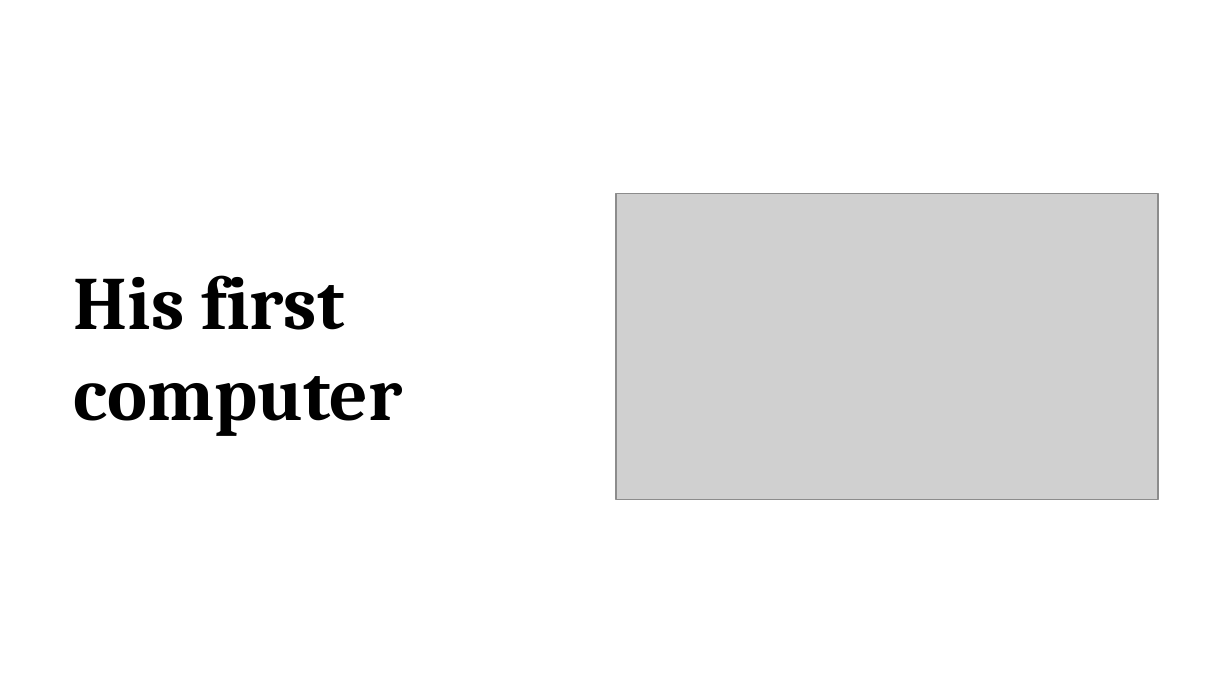
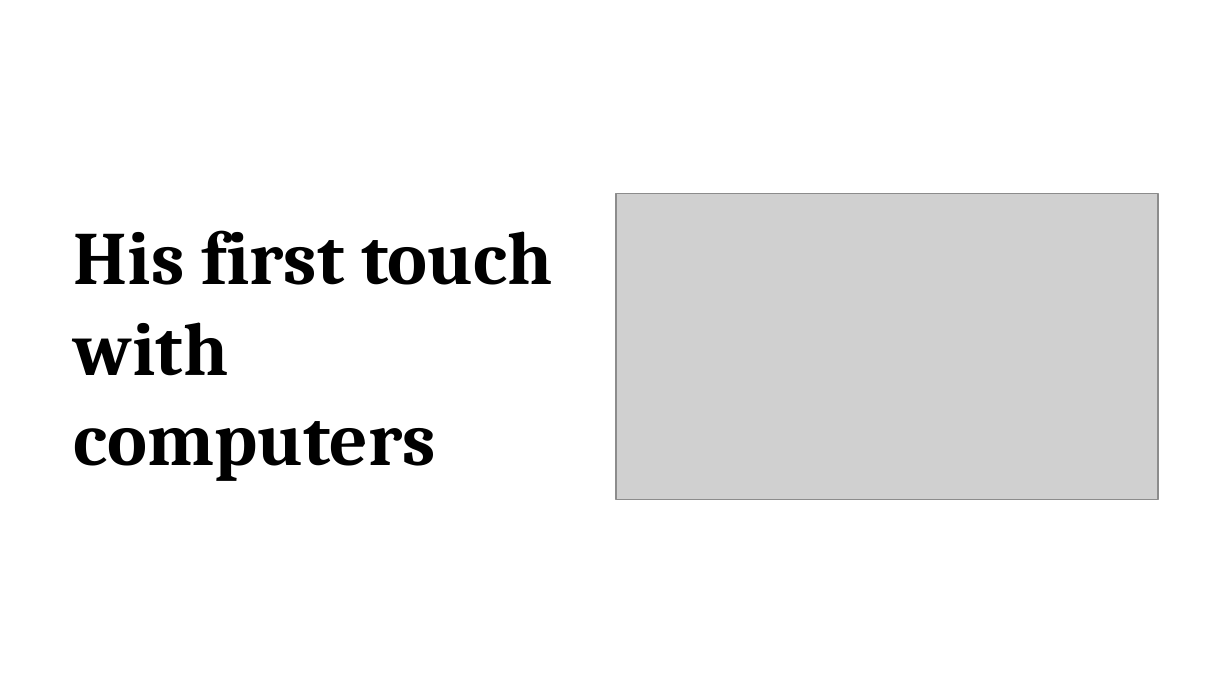
Before and after one commit to promilek2/Najs, a slide deck: slide 3 of Linus_Torvalds.pptx. Drawn at 1232x693 pixels with LibreOffice and Linux fonts; fonts in the diff are those of the drawing; grey boxes stand for pictures. Boxes give left, top, right and bottom in pixels: in the first picture for what was removed or moved away, otherwise in the second. Text is boxed around its words. In the diff, an @@ line names an element or a change of style, - is before the commit and + after.

```diff
--- a/Linus_Torvalds.pptx
+++ b/Linus_Torvalds.pptx
@@ text at (74,230,552,481): text changed @@
-His first computer
+His first touch with computers
```
Also in this commit, not shown: 1 slide added, 1 slide removed, 1 other file.
